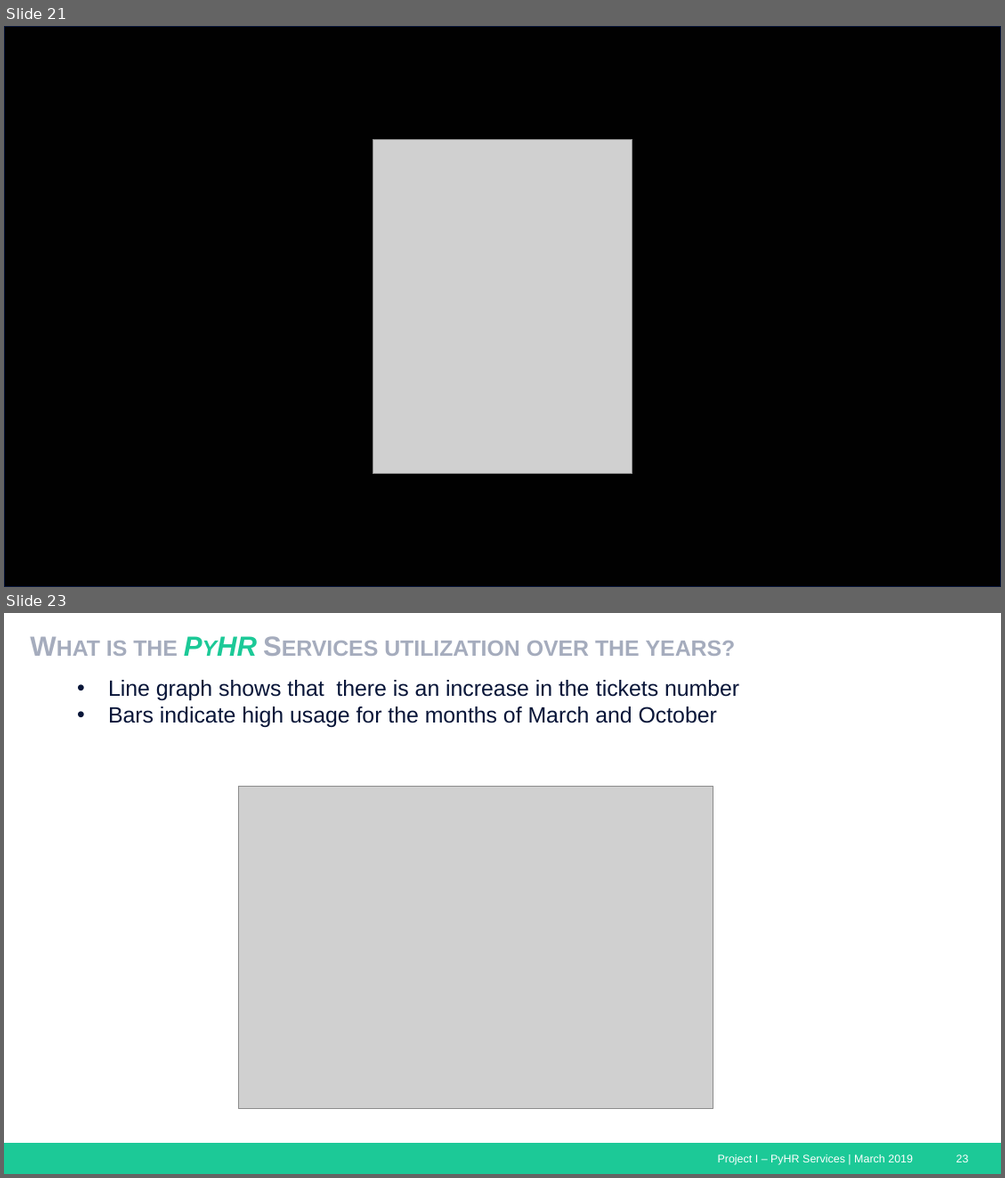
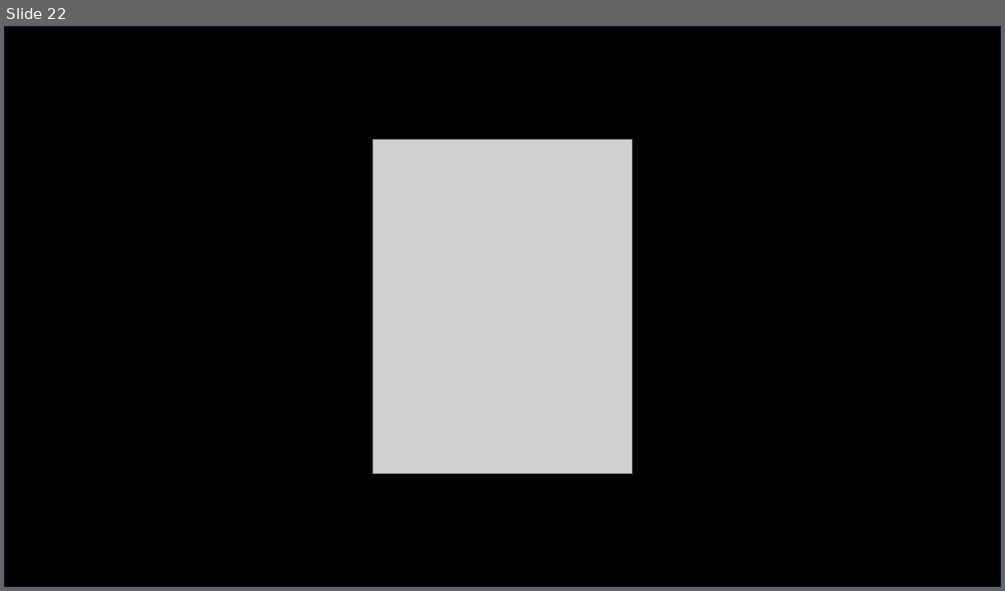
Before and after one commit to jvbonini/Project-I, a slide deck: Presentation/HRServices_Presentation_Master.pptx. Shown one above the other, each under a label of ours: slides 21 and 23 before the commit, slide 22 after it; the slides between them are not shown. The pictures are 1005x1178 and 1005x591 pixels, drawn with LibreOffice and Linux fonts; fonts in the diff are those of the drawing; grey boxes stand for pictures. Boxes give left, top, right and bottom in pixels: in the first picture for what was removed or moved away, otherwise in the second. Text is boxed around its words. In the diff, an @@ line names an element or a change of style, - is before the commit and + after.

```diff
--- a/Presentation/HRServices_Presentation_Master.pptx
+++ b/Presentation/HRServices_Presentation_Master.pptx
@@ slide 23 removed at (4, 613, 1001, 1174), background #FFFFFF; not listed: 1 template element that a slide beside it also shows @@
@@ title removed at (106, 641, 736, 656) @@
-What is the PyHR Services utilization over the years?
@@ text removed at (108, 680, 739, 727) @@
-• Line graph shows that there is an increase in the tickets number
-• Bars indicate high usage for the months of March and October
@@ picture removed at (238, 787, 712, 1109) @@
@@ text removed at (718, 1154, 913, 1165) @@
-Project I – PyHR Services | March 2019
@@ page number removed at (956, 1154, 969, 1162) @@
-23
@@ what was slide 21 is now slide 22 @@
```
Also in this commit, not shown: 1 slide changed, 1 other slide removed, 11 other files.
